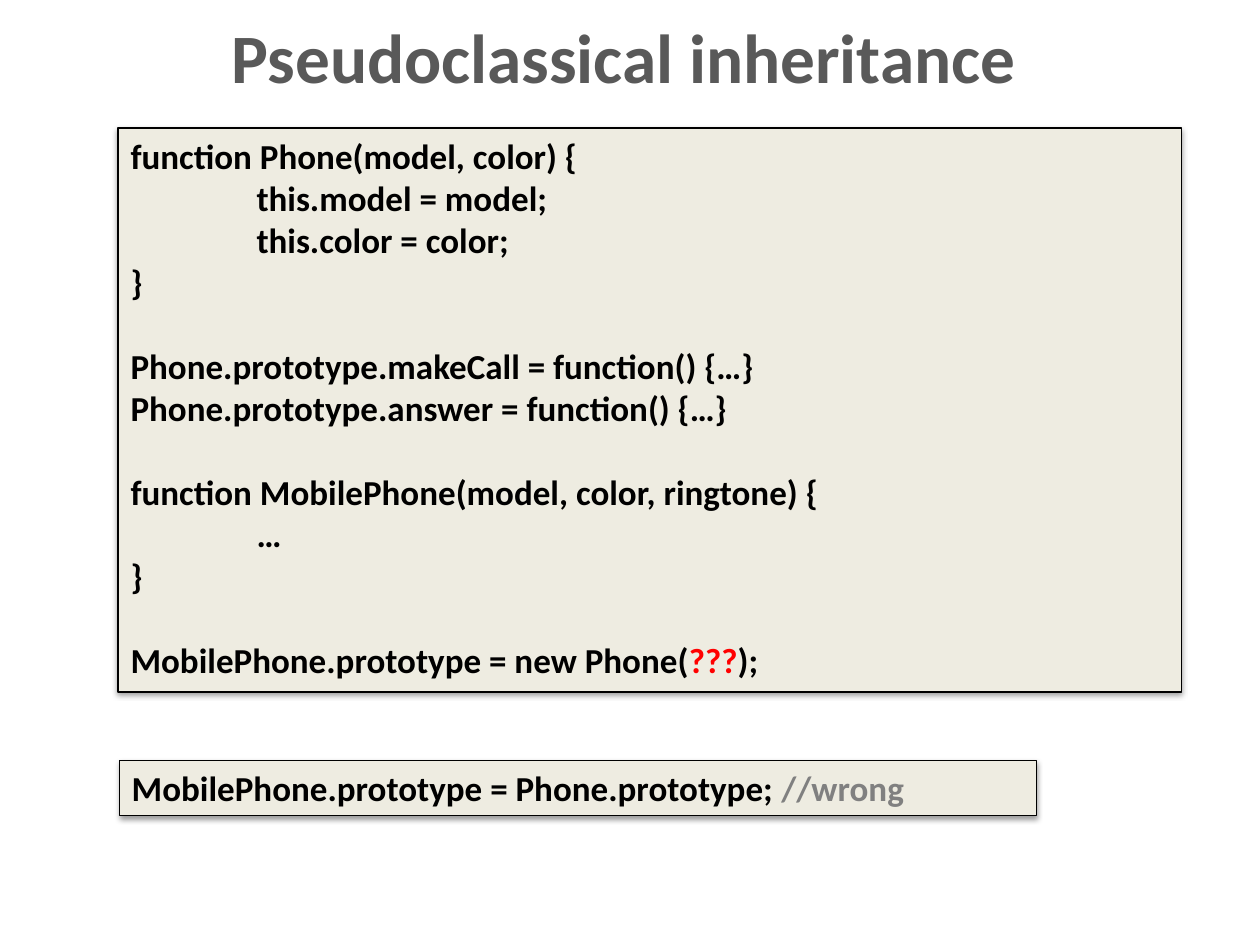
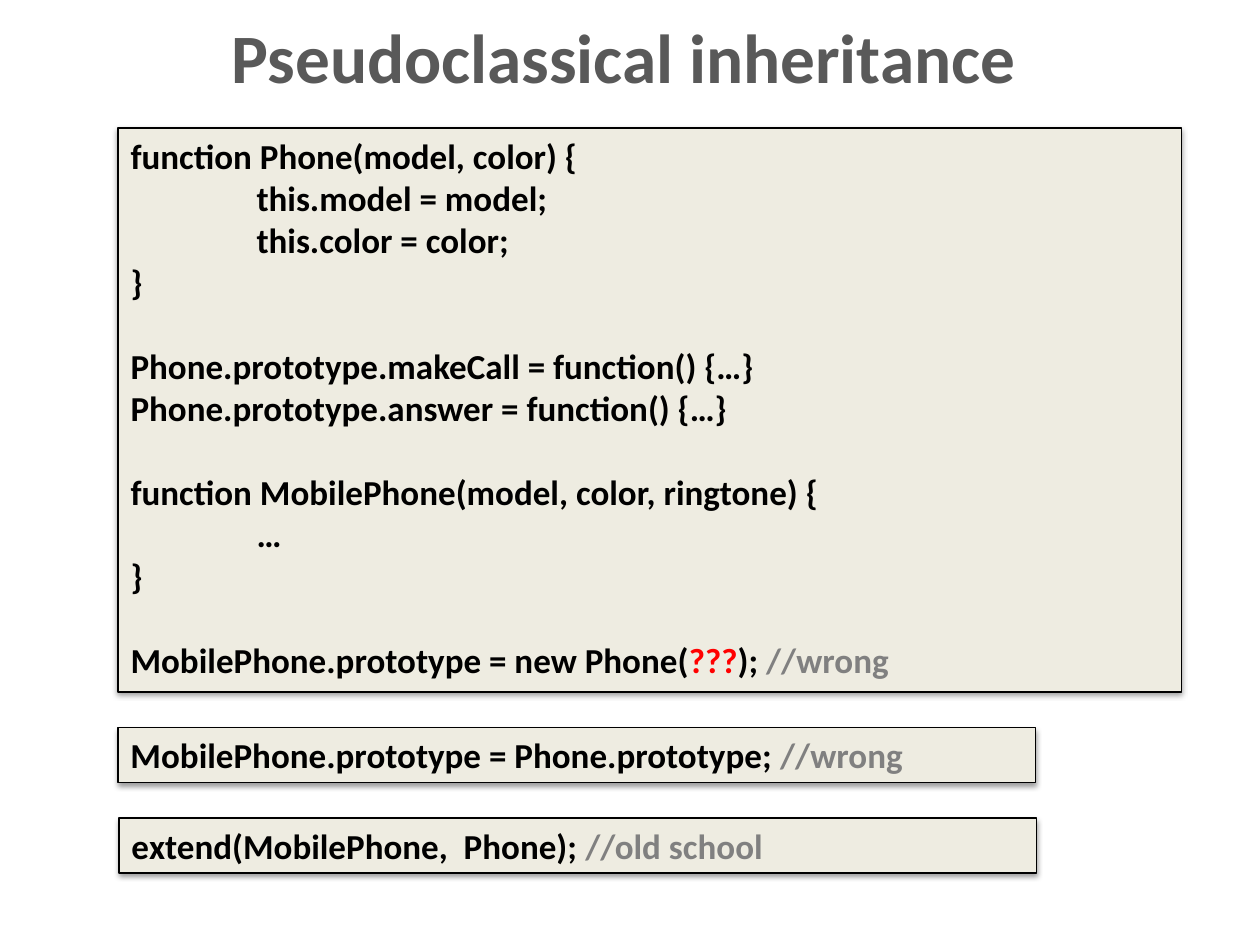
Before and after one commit to dzmitry-varabei/front-end-course, a slide deck: slide 32 of inheritance-in-javascript/Inheritance.pptx (slide 33 before the commit). Drawn at 1260x945 pixels with LibreOffice and Linux fonts; fonts in the diff are those of the drawing. Boxes give left, top, right and bottom in pixels: in the first picture for what was removed or moved away, otherwise in the second. Text is boxed around its words. In the diff, an @@ line names an element or a change of style, - is before the commit and + after.

```diff
--- a/inheritance-in-javascript/Inheritance.pptx
+++ b/inheritance-in-javascript/Inheritance.pptx
@@ text in rectangle at (131,647,888,679): text changed @@
-MobilePhone.prototype = new Phone(???);
+MobilePhone.prototype = new Phone(???); //wrong
@@ rectangle "MobilePhone.prototype = Phone.prototype; //wrong": place and size @@
-rectangle "MobilePhone.prototype = Phone.prototype; //wrong" at (120,760,1037,815)
+rectangle "MobilePhone.prototype = Phone.prototype; //wrong" at (118,727,1036,782)
@@ rectangle added at (118,818,1036,873), fill #EEECE1, outline #000000 0.75 pt, 20 pt, text #000000, bold @@
+extend(MobilePhone, Phone); //old school
```
Also in this commit, not shown: 10 other slides changed, 1 slide added, 6 slides removed.
